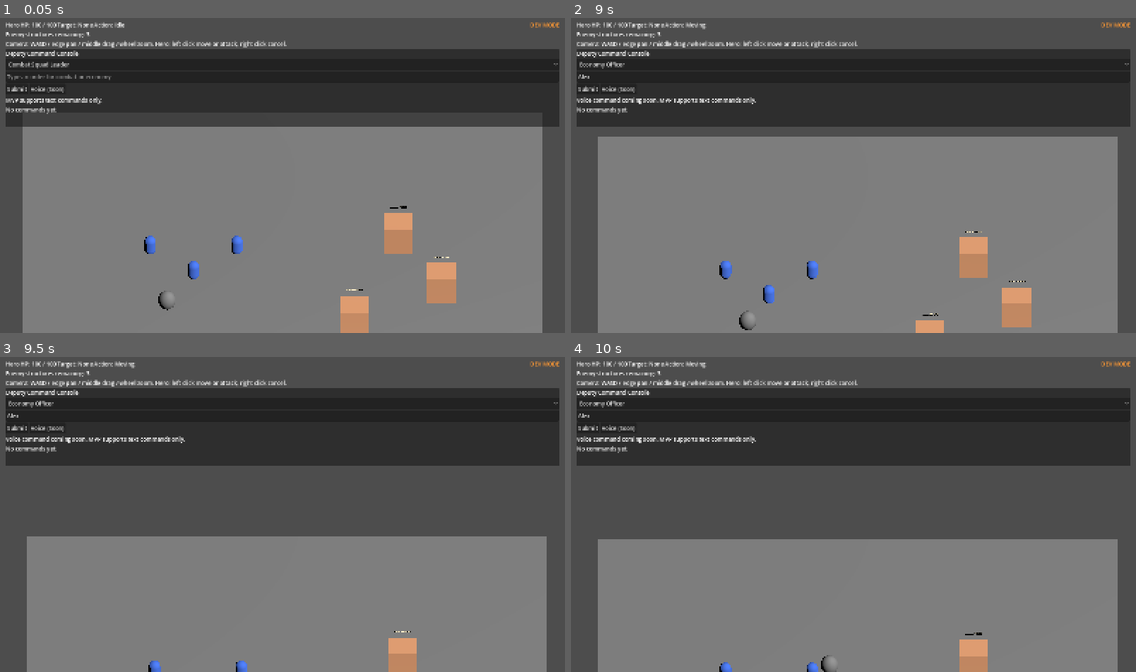
Above: before the commit, frames 1-4 (two rows, left to right).
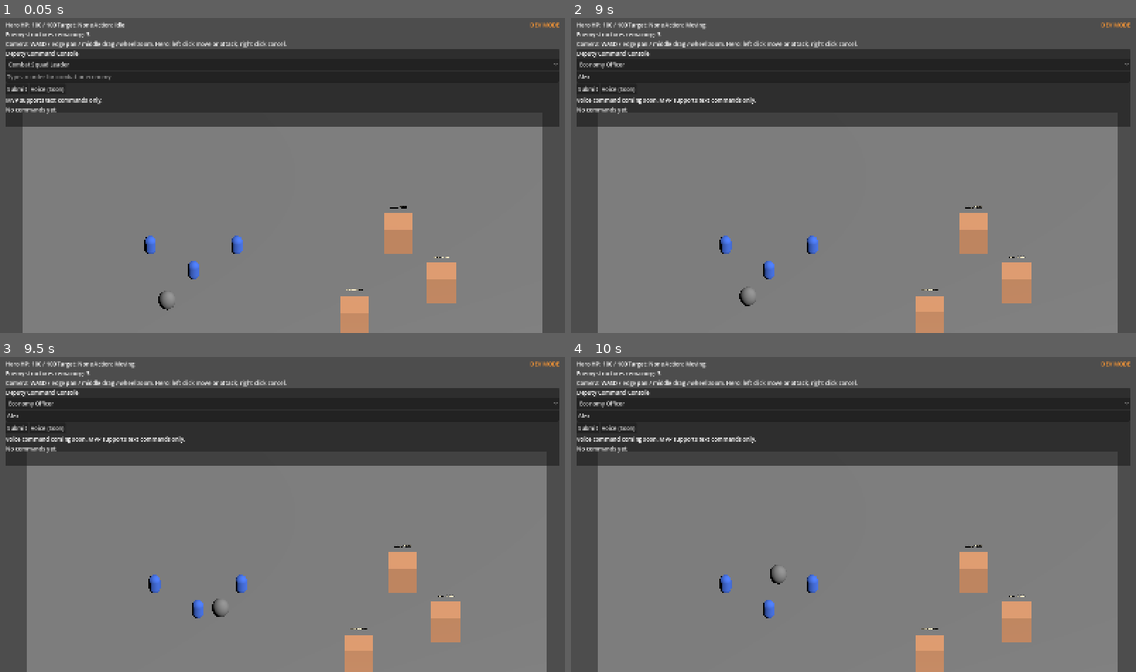
Above: after the commit, the same moments.

Repository: yanlinyi101/War-Buddy
Game: Godot game, scene res://scenes/main.tscn
The game is run twice, just before and just after one commit, with the same random seed, the same clock (stepped at 60 frames per second) and the same inputs.
Inputs (mouse positions are in pixels of both pictures, inside the frame that each line leads up to):
- Up to frame 1 (0.05 s): no input
- Up to frame 2 (9 s): click (853, 77) at 0.52 s; type "Alex" at 0.6 s; click "Combat Squad Leader" at 1.25 s; click "Submit" at 2 s; click "Economy Officer" at 2.75 s; click "Voice (Soon)" at 3.5 s; click "Economy Officer" at 4.25 s; click "Submit" at 5 s; click "Voice (Soon)" at 5.75 s; click "Economy Officer" at 6.5 s; click "Submit" at 7.25 s; click "Voice (Soon)" at 8 s; tap Enter at 8.75 s; move the mouse to (977, 159) at 8.77 s; hold S (camera_pan_down) from 8.78 s (still down); click (977, 159) at 8.92 s
- Up to frame 3 (9.5 s): keep holding S (camera_pan_down)
- Up to frame 4 (10 s): release S (camera_pan_down) at 9.5 s; drag from (740, 530) to (825, 577) at 9.52 s

Frame 1 is identical in both runs. In frame 2, 6.3% of the frame differs, in the area x 4-97%, y 34-100%; in frame 3, 24%; in frame 4, 24%.

Commit message:
chore(godot): sync v0.4.x test-pass tweaks + 05 checklist
Smoke-checklist sweep on the v0.4.x branch surfaced small fixes that
landed during validation:
- squad_unit.gd: ground_y latch + direct horizontal steering (overshoot
  fix); debug logging gated on `debug_log_enabled`.
- squad_unit.tscn: drop NavigationAgent3D avoidance (graybox map has no
  obstacles; was deadlocking on y-mismatch).
- rts_camera.gd: switch translate() -> global_position += for pan/drag
  (translate uses local axes which drifts with rotation).
- action_plan.gd / tactical_order.gd: cast int -> enum on from_dict.
- command_bus.gd / control_policy.gd: drop redundant preloads now that
  TacticalOrder/ActionPlan/ControlPolicy carry class_name.
- project.godot: section reorder (cosmetic).
- 05 checklist: tick boxes the user verified on the manual run.

No behavior change for the deputy pipeline; v0.4.x remains the line.

Diff:
--- a/godot/project.godot
+++ b/godot/project.godot
@@ -14,17 +14,17 @@
 run/main_scene="res://scenes/main.tscn"
 config/features=PackedStringArray("4.6")
 
+[autoload]
+
+OrderTypeRegistry="*res://scripts/command/order_type_registry.gd"
+CommandBus="*res://scripts/command/command_bus.gd"
+MemoryStore="*res://scripts/ai/memory_store.gd"
+
 [display]
 
 window/size/viewport_width=1600
 window/size/viewport_height=900
 window/stretch/mode="canvas_items"
-
-[autoload]
-
-OrderTypeRegistry="*res://scripts/command/order_type_registry.gd"
-CommandBus="*res://scripts/command/command_bus.gd"
-MemoryStore="*res://scripts/ai/memory_store.gd"
 
 [editor_plugins]
 
--- a/godot/scenes/squad_unit.tscn
+++ b/godot/scenes/squad_unit.tscn
@@ -37,7 +37,6 @@
 target_desired_distance = 0.3
 radius = 0.5
 height = 1.5
-avoidance_enabled = true
 
 [node name="SelectionRing" type="Decal" parent="."]
 transform = Transform3D(1, 0, 0, 0, 1, 0, 0, 0, 1, 0, -0.65, 0)
--- a/godot/scripts/command/action_plan.gd
+++ b/godot/scripts/command/action_plan.gd
@@ -1,7 +1,5 @@
 class_name ActionPlan
 extends Resource
-
-const TacticalOrder = preload("res://scripts/command/tactical_order.gd")
 
 enum Tier { TACTICAL, STRATEGIC }
 
@@ -66,7 +64,8 @@
 	var p := ActionPlan.new()
 	p.id = StringName(d.get("id", ""))
 	p.deputy = StringName(d.get("deputy", ""))
-	p.tier = int(d.get("tier", Tier.TACTICAL))
+	var tier_val: int = int(d.get("tier", Tier.TACTICAL))
+	p.tier = tier_val as Tier
 	p.rationale = String(d.get("rationale", ""))
 	p.confidence = float(d.get("confidence", 1.0))
 	p.triggering_utterance = String(d.get("triggering_utterance", ""))
--- a/godot/scripts/command/command_bus.gd
+++ b/godot/scripts/command/command_bus.gd
@@ -2,9 +2,6 @@
 # class_name omitted to avoid colliding with the autoload symbol of the same name.
 extends Node
 
-const TacticalOrder = preload("res://scripts/command/tactical_order.gd")
-const ActionPlan = preload("res://scripts/command/action_plan.gd")
-const ControlPolicy = preload("res://scripts/command/control_policy.gd")
 const OrderTypeRegistry = preload("res://scripts/command/order_type_registry.gd")
 
 signal plan_issued(plan: Resource)
@@ -50,7 +47,7 @@
 	var inv = plan.validate_invariants()
 	if not inv["ok"]:
 		return {"accepted": [], "rejected": [], "plan_rejected": true,
-		        "violations": inv["violations"]}
+				"violations": inv["violations"]}
 	_recent_plans.append(plan)
 	_trim(_recent_plans, RING_BUFFER_SIZE)
 	plan_issued.emit(plan)
--- a/godot/scripts/command/control_policy.gd
+++ b/godot/scripts/command/control_policy.gd
@@ -1,9 +1,7 @@
 class_name ControlPolicy
 extends RefCounted
 
-const TacticalOrder = preload("res://scripts/command/tactical_order.gd")
-
-func can_issue(issuer: int, deputy: StringName, type_id: StringName) -> bool:
+func can_issue(_issuer: int, _deputy: StringName, _type_id: StringName) -> bool:
 	push_error("ControlPolicy.can_issue is abstract")
 	return false
 
--- a/godot/scripts/command/tactical_order.gd
+++ b/godot/scripts/command/tactical_order.gd
@@ -157,8 +157,8 @@
 	var o := TacticalOrder.new()
 	o.id = StringName(d.get("id", ""))
 	o.type_id = StringName(d.get("type_id", ""))
-	o.origin = int(d.get("origin", Origin.SCRIPT))
-	o.issuer = int(d.get("issuer", Issuer.PLAYER))
+	o.origin = int(d.get("origin", Origin.SCRIPT)) as Origin
+	o.issuer = int(d.get("issuer", Issuer.PLAYER)) as Issuer
 	o.deputy = StringName(d.get("deputy", ""))
 	o.target_kind = StringName(d.get("target_kind", ""))
 	var raw_uids: Array = d.get("target_unit_ids", [])
--- a/godot/scripts/rts_camera.gd
+++ b/godot/scripts/rts_camera.gd
@@ -21,7 +21,7 @@
 		elif event.pressed and event.button_index == MOUSE_BUTTON_WHEEL_DOWN:
 			_adjust_zoom(zoom_step)
 	elif event is InputEventMouseMotion and _dragging:
-		translate(Vector3(-event.relative.x * drag_pan_speed, 0.0, -event.relative.y * drag_pan_speed))
+		global_position += Vector3(-event.relative.x * drag_pan_speed, 0.0, -event.relative.y * drag_pan_speed)
 		_clamp_to_bounds()
 
 func _process(delta: float) -> void:
@@ -48,7 +48,7 @@
 
 	if move != Vector3.ZERO:
 		move = move.normalized() * pan_speed * delta
-		translate(Vector3(move.x, 0.0, move.z))
+		global_position += Vector3(move.x, 0.0, move.z)
 		_clamp_to_bounds()
 
 func _adjust_zoom(amount: float) -> void:
--- a/godot/scripts/squads/squad_unit.gd
+++ b/godot/scripts/squads/squad_unit.gd
@@ -7,30 +7,42 @@
 const ATTACK_INTERVAL := 0.75
 
 @export var unit_id := "squad_unit"
+@export var debug_log_enabled := true
+const DEBUG_LOG_EVERY_N_FRAMES := 3  # ~20Hz at 60Hz physics
 
 var _move_target: Vector3 = Vector3.ZERO
 var _has_move_target := false
 var _attack_target: Node = null
 var _attack_cooldown := 0.0
 var _is_selected := false
+var _ground_y := 0.0
+var _frame_counter := 0
+var _last_logged_pos: Vector3 = Vector3.ZERO
+var _last_has_move_target := false
+var _last_nav_finished := true
+var _last_in_range := false
 
 @onready var nav_agent: NavigationAgent3D = $NavigationAgent3D
 @onready var selection_ring: Decal = $SelectionRing
 
 func _ready() -> void:
+	_ground_y = global_position.y
 	_move_target = global_position
 	nav_agent.target_position = global_position
 	selection_ring.visible = false
 	add_to_group("squad_units")
+	_last_logged_pos = global_position
+	_dlog_event("ready", "pos=%s ground_y=%.3f" % [_v2s(global_position), _ground_y])
 
 # --- Public order interface ---
 
 func order_move(world_pos: Vector3) -> void:
 	_attack_target = null
-	_move_target = Vector3(world_pos.x, global_position.y, world_pos.z)
+	_move_target = Vector3(world_pos.x, _ground_y, world_pos.z)
 	_has_move_target = true
 	nav_agent.target_position = _move_target
 	print("[RTSMVP] SquadUnit %s ordered move %s" % [unit_id, world_pos])
+	_dlog_event("order_move", "pos=%s mt=%s" % [_v2s(world_pos), _v2s(_move_target)])
 
 func order_attack(target: Node) -> void:
 	if target == null:
@@ -38,6 +50,7 @@
 	_attack_target = target
 	_has_move_target = true
 	print("[RTSMVP] SquadUnit %s ordered attack %s" % [unit_id, target.name])
+	_dlog_event("order_attack", "target=%s tgt_pos=%s self_pos=%s" % [target.name, _v2s(target.global_position), _v2s(global_position)])
 
 func stop() -> void:
 	_attack_target = null
@@ -53,14 +66,20 @@
 # --- Tick ---
 
 func _physics_process(delta: float) -> void:
+	_frame_counter += 1
 	_attack_cooldown = maxf(0.0, _attack_cooldown - delta)
+	velocity.y = 0.0
+
+	var distance_to_attack := -1.0
+	var in_range := false
 
 	# Resolve attack target into a move goal
 	if is_instance_valid(_attack_target) and not _attack_target.is_destroyed:
 		_move_target = _attack_target.global_position
 		_has_move_target = true
-		var distance: float = global_position.distance_to(_attack_target.global_position)
-		if distance <= ATTACK_RANGE:
+		distance_to_attack = global_position.distance_to(_attack_target.global_position)
+		if distance_to_attack <= ATTACK_RANGE:
+			in_range = true
 			_has_move_target = false
 			velocity = Vector3.ZERO
 			if _attack_cooldown <= 0.0:
@@ -71,25 +90,78 @@
 		_attack_target = null
 		_has_move_target = false
 
-	# Drive the navigation agent
+	if in_range != _last_in_range:
+		_dlog_event("attack_range", "in=%s dist=%.3f" % [str(in_range), distance_to_attack])
+		_last_in_range = in_range
+	if _has_move_target != _last_has_move_target:
+		_dlog_event("has_move_target", "value=%s" % str(_has_move_target))
+		_last_has_move_target = _has_move_target
+
+	var nav_finished := true
+	var next_point := global_position
+	var offset_len := 0.0
+
+	# Direct horizontal steering toward _move_target — no NavigationAgent3D pathing
+	# (graybox map has no obstacles; the agent's 3D path_desired_distance was deadlocking
+	#  on a ~1.9m y-mismatch between unit and navmesh, causing perpetual overshoot.)
 	if _has_move_target:
-		var flat_target := Vector3(_move_target.x, global_position.y, _move_target.z)
-		if nav_agent.target_position.distance_to(flat_target) > 0.01:
-			nav_agent.target_position = flat_target
-		if nav_agent.is_navigation_finished():
+		var flat_offset := Vector3(_move_target.x - global_position.x, 0.0, _move_target.z - global_position.z)
+		offset_len = flat_offset.length()
+		next_point = Vector3(_move_target.x, _ground_y, _move_target.z)
+		if offset_len <= 0.05:
+			nav_finished = true
 			_has_move_target = false
 			velocity = Vector3.ZERO
 		else:
-			var next_point := nav_agent.get_next_path_position()
-			var offset := next_point - global_position
-			offset.y = 0.0
-			if offset.length() <= 0.001:
-				velocity = Vector3.ZERO
-			else:
-				velocity = offset.normalized() * MOVE_SPEED
+			nav_finished = false
+			velocity = flat_offset.normalized() * MOVE_SPEED
 	elif _attack_target == null:
 		velocity = Vector3.ZERO
 
-	move_and_slide()
-	if velocity.length() > 0.1:
-		look_at(global_position + velocity, Vector3.UP)
+	if nav_finished != _last_nav_finished:
+		_dlog_event("nav_finished", "value=%s" % str(nav_finished))
+		_last_nav_finished = nav_finished
+
+	var flat_velocity := Vector3(velocity.x, 0.0, velocity.z)
+	var moved := false
+	if flat_velocity.length() > 0.1:
+		# Clamp per-frame step so we never overshoot the target (overshoot was flipping vel sign every frame).
+		var step := flat_velocity * delta
+		var step_len := step.length()
+		if step_len > offset_len and offset_len > 0.0:
+			step = step.normalized() * offset_len
+		global_position += step
+		global_position.y = _ground_y
+		look_at(global_position + flat_velocity, Vector3.UP)
+		moved = true
+
+	if debug_log_enabled and _frame_counter % DEBUG_LOG_EVERY_N_FRAMES == 0 and (_has_move_target or _attack_target != null or moved):
+		var dpos := global_position - _last_logged_pos
+		var atk_name: String = "-"
+		if is_instance_valid(_attack_target):
+			atk_name = String(_attack_target.name)
+		print("[RTSDBG] %s f=%05d pos=%s dpos=%s vel=%s hmt=%s mt=%s atk=%s dist=%.3f navtgt=%s navfin=%s next=%s ofslen=%.3f rot_y=%.2f" % [
+			unit_id,
+			_frame_counter,
+			_v2s(global_position),
+			_v2s(dpos),
+			_v2s(flat_velocity),
+			str(_has_move_target),
+			_v2s(_move_target),
+			atk_name,
+			distance_to_attack,
+			_v2s(nav_agent.target_position),
+			str(nav_finished),
+			_v2s(next_point),
+			offset_len,
+			rad_to_deg(rotation.y),
+		])
+		_last_logged_pos = global_position
+
+func _v2s(v: Vector3) -> String:
+	return "(%.2f,%.2f,%.2f)" % [v.x, v.y, v.z]
+
+func _dlog_event(tag: String, body: String) -> void:
+	if not debug_log_enabled:
+		return
+	print("[RTSDBG-EVT] %s f=%05d %s | %s" % [unit_id, _frame_counter, tag, body])
Not shown: 1 places in godot/scenes/squad_unit.tscn that only renumber resources
Not shown, added: godot/scripts/ai/anthropic_client.gd.uid
Not shown, added: godot/scripts/ai/battlefield_snapshot_builder.gd.uid
Not shown, added: godot/scripts/ai/classifier_router.gd.uid
Not shown, added: godot/scripts/ai/deepseek_client.gd.uid
Not shown, added: godot/scripts/ai/deputy.gd.uid
Not shown, added: godot/scripts/ai/deputy_llm_client.gd.uid
Not shown, added: godot/scripts/ai/deputy_memory.gd.uid
Not shown, added: godot/scripts/ai/deputy_persona.gd.uid
Not shown, added: godot/scripts/ai/memory_store.gd.uid
Not shown, added: godot/scripts/ai/mock_client.gd.uid
Not shown, added: godot/scripts/command/action_plan.gd.uid
(and 25 more such lines)
